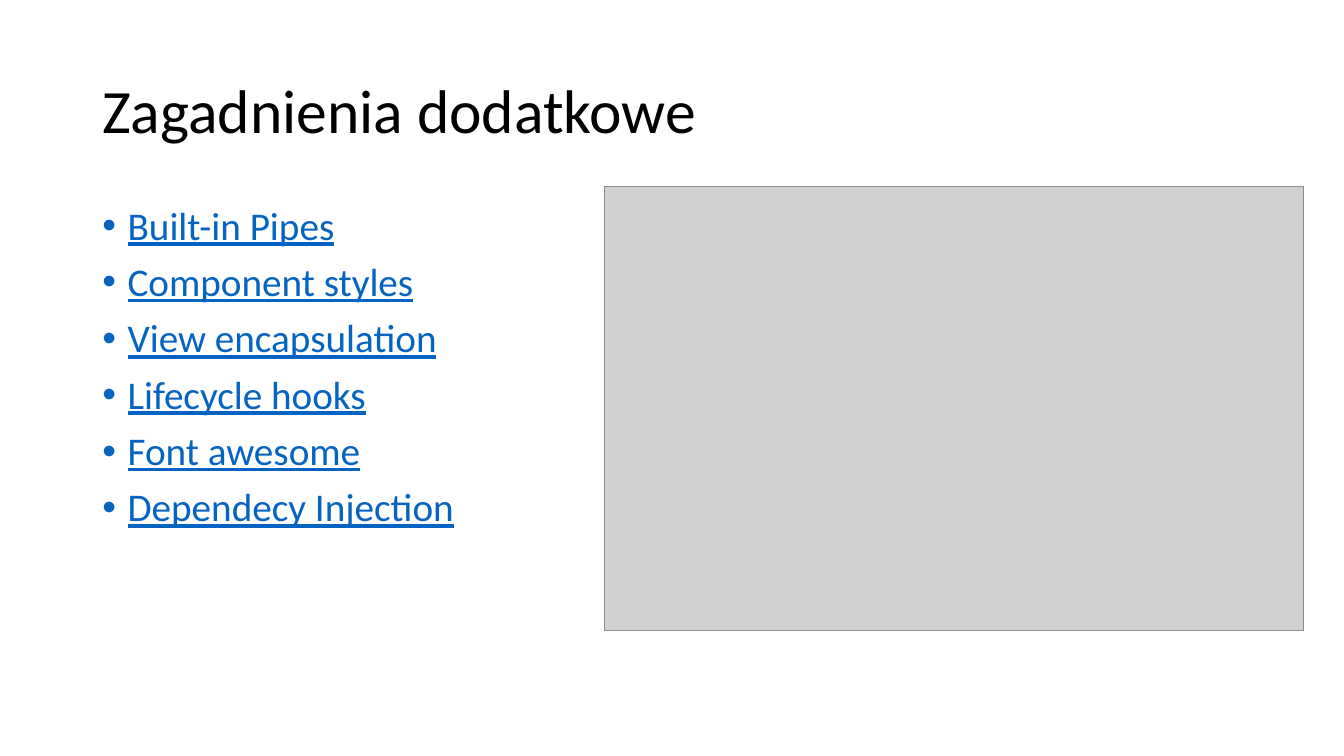
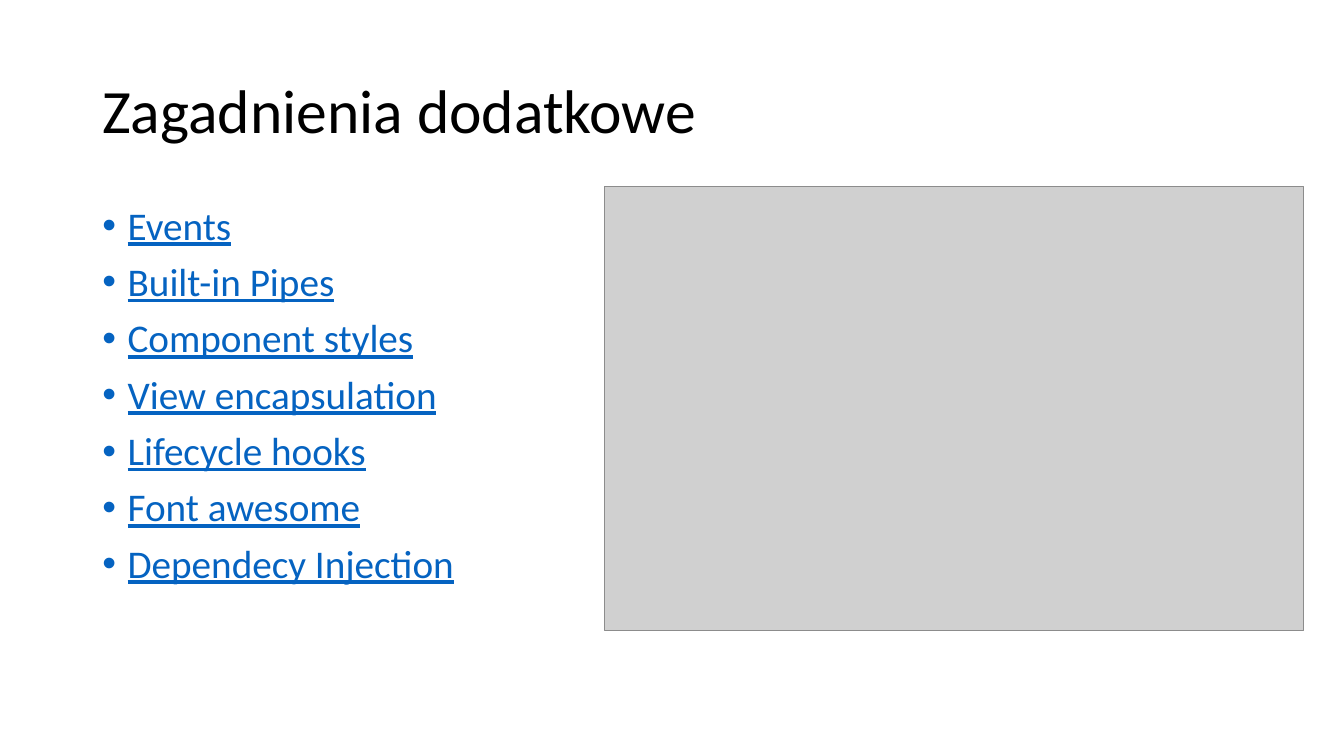
Before and after one commit to VadimPeczynski/Angular-Workshop, a slide deck: slide 34 of 2/presentation/Angular 2.pptx. Drawn at 1344x756 pixels with LibreOffice and Linux fonts; fonts in the diff are those of the drawing; grey boxes stand for pictures. Boxes give left, top, right and bottom in pixels: in the first picture for what was removed or moved away, otherwise in the second. Text is boxed around its words. In the diff, an @@ line names an element or a change of style, - is before the commit and + after.

```diff
--- a/2/presentation/Angular 2.pptx
+++ b/2/presentation/Angular 2.pptx
@@ text at [128,215,232,246]: paragraph added @@
+• Events
```
Also in this commit, not shown: 4 other slides changed, 4 other files.
